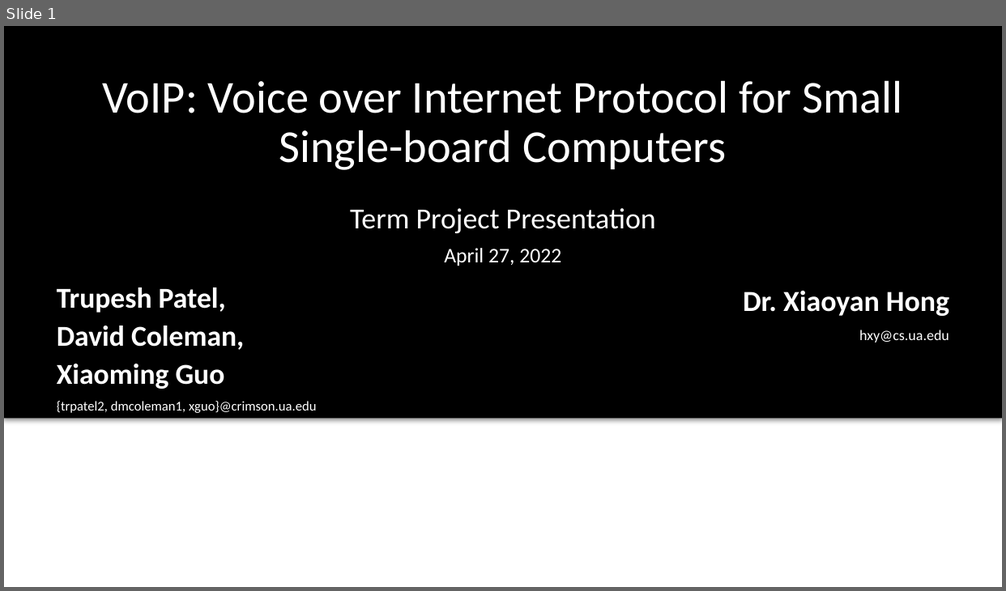
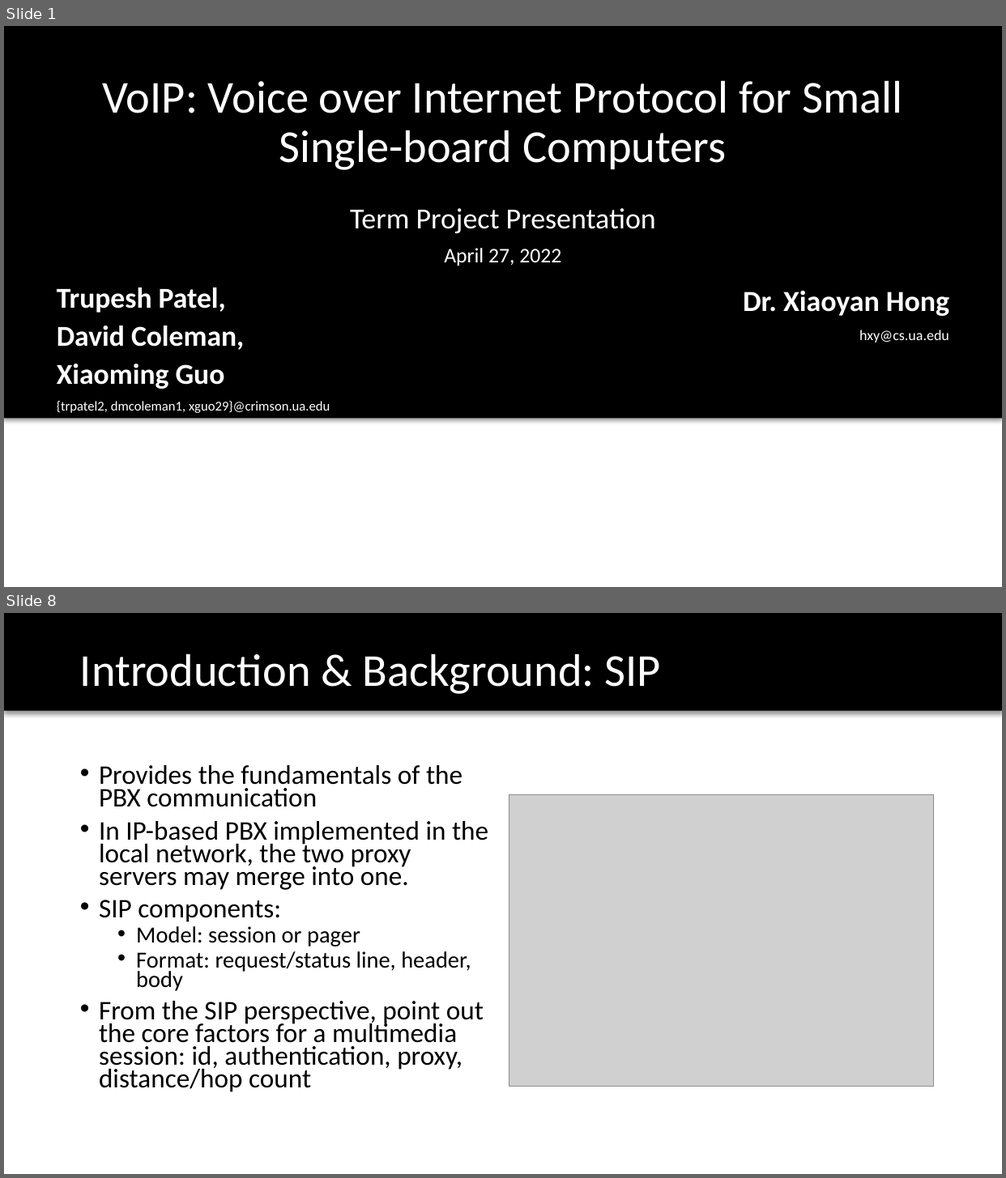
Before and after one commit to TrupeshKumarPatel/IoT_RaspberryPi, a slide deck: project_presentation/VoIP_final_presentation.pptx. Shown one above the other, each under a label of ours: slide 1 before the commit, slides 1 and 8 after it; the slides between them are not shown. The pictures are 1006x591 and 1006x1178 pixels, drawn with LibreOffice and Linux fonts; fonts in the diff are those of the drawing; grey boxes stand for pictures; background and template pictures are left out. Boxes give left, top, right and bottom in pixels: in the first picture for what was removed or moved away, otherwise in the second. Text is boxed around its words. In the diff, an @@ line names an element or a change of style, - is before the commit and + after.

```diff
--- a/project_presentation/VoIP_final_presentation.pptx
+++ b/project_presentation/VoIP_final_presentation.pptx
@@ slide 8 added at [4, 613, 1002, 1174], background #FFFFFF @@
@@ rectangle added at [4, 613, 1002, 711], fill #000000 @@
@@ title added at [80, 653, 661, 694], 44 pt, text #FFFFFF @@
+Introduction & Background: SIP
@@ text added at [99, 765, 488, 1093], 25.9 pt, text #000000 @@
+• Provides the fundamentals of the PBX communication
+• In IP-based PBX implemented in the local network, the two proxy servers may merge into one.
+• SIP components:
+  • Model: session or pager
+  • Format: request/status line, header, body
+• From the SIP perspective, point out the core factors for a multimedia session: id, authentication, proxy, distance/hop count
@@ picture added at [509, 795, 934, 1087] @@
@@ text added at [552, 1086, 646, 1090], 18 pt, text #000000 @@
+Standard SIP
@@ slide 1 changed as well @@
@@ text at [57, 401, 330, 413]: text changed @@
-{trpatel2, dmcoleman1, xguo}@crimson.ua.edu
+{trpatel2, dmcoleman1, xguo29}@crimson.ua.edu
```
Also in this commit, not shown: 18 other slides added, 1 other file.
